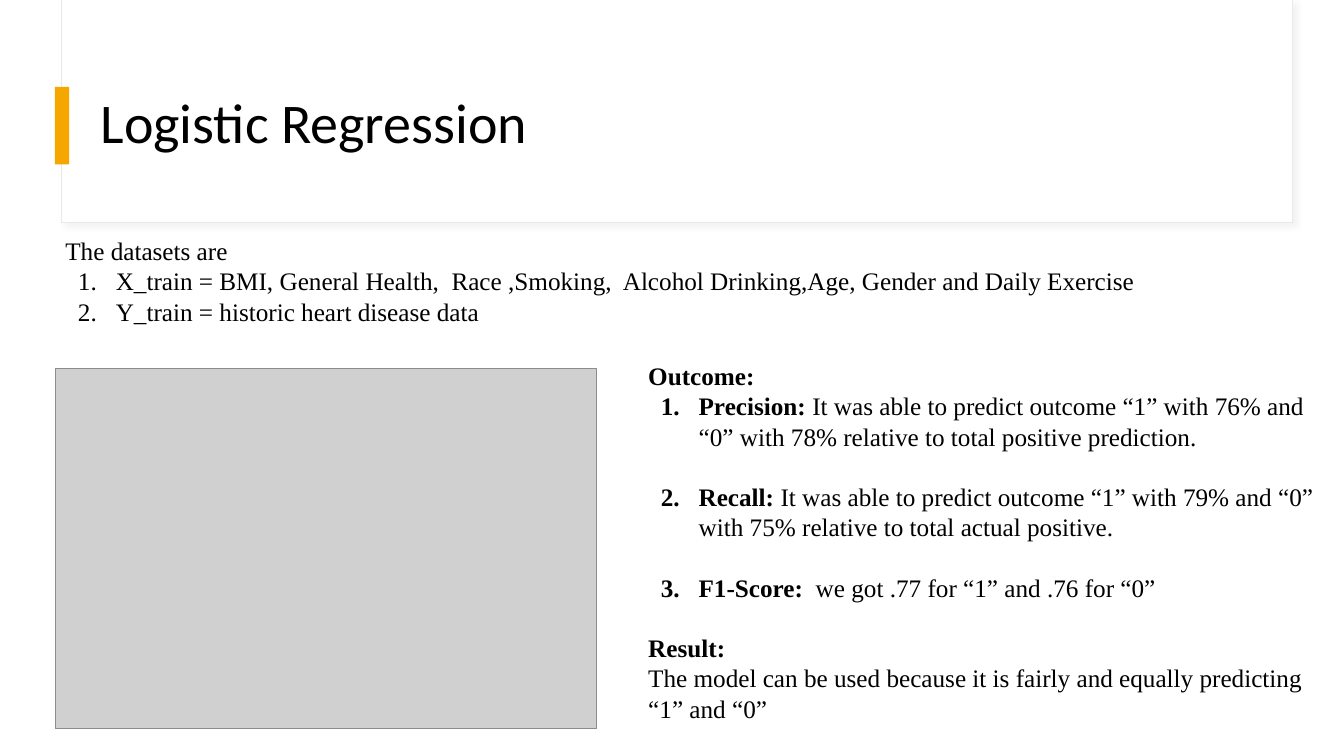
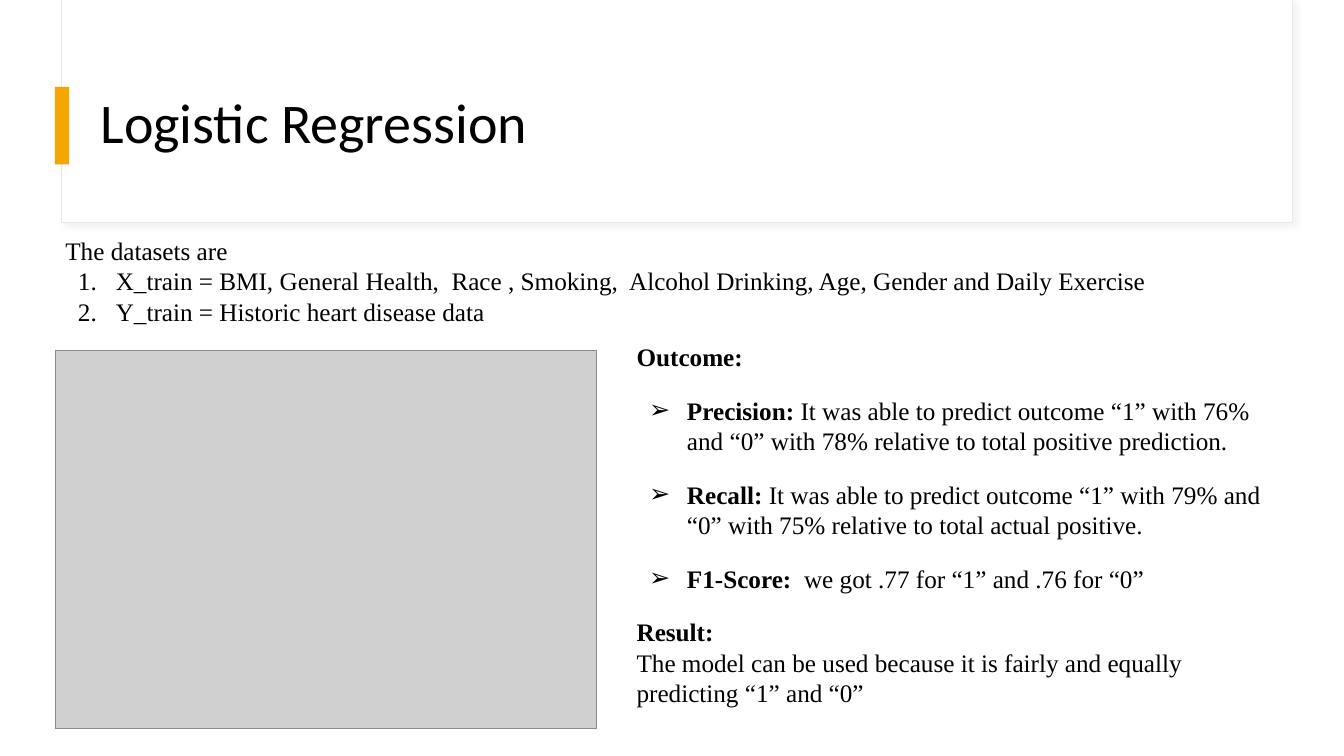
Before and after one commit to gustavo-cupertino/project-4-group-6, a slide deck: slide 13 of Project Presentation.pptx. Drawn at 1344x756 pixels with LibreOffice and Linux fonts; fonts in the diff are those of the drawing; grey boxes stand for pictures. Boxes give left, top, right and bottom in pixels: in the first picture for what was removed or moved away, otherwise in the second. Text is boxed around its words. In the diff, an @@ line names an element or a change of style, - is before the commit and + after.

```diff
--- a/Project Presentation.pptx
+++ b/Project Presentation.pptx
@@ text at (116,272,1145,325): text changed @@
-1. X_train = BMI, General Health, Race ,Smoking, Alcohol Drinking,Age, Gender and Daily Exercise
-2. Y_train = historic heart disease data
+1. X_train = BMI, General Health, Race , Smoking, Alcohol Drinking, Age, Gender and Daily Exercise
+2. Y_train = Historic heart disease data
@@ picture: place and size @@
-picture at (55,368,597,729)
+picture at (55,351,597,729)
@@ text "Outcome:": place and size @@
-text "Outcome:" at (648,368,1313,719)
+text "Outcome:" at (637,349,1260,708)
@@ text at (687,402,1260,594): bullet 1. to ➢ @@
```
Also in this commit, not shown: 12 other slides changed, 2 slides added, 2 slides removed.
